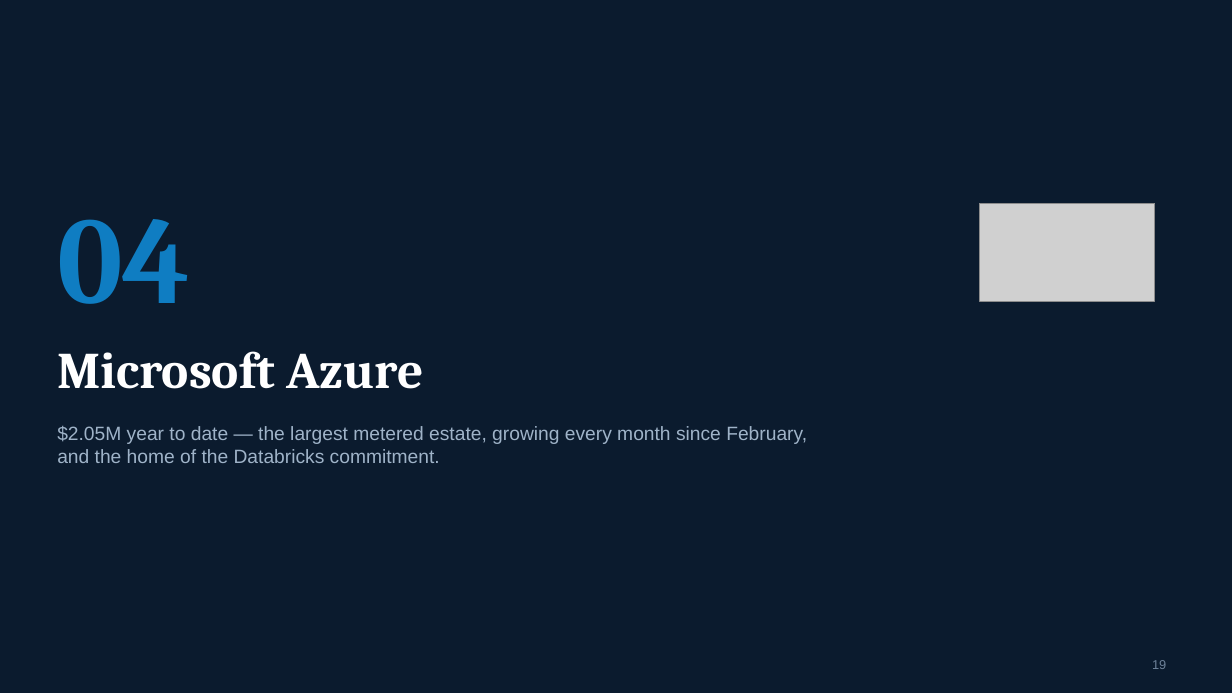
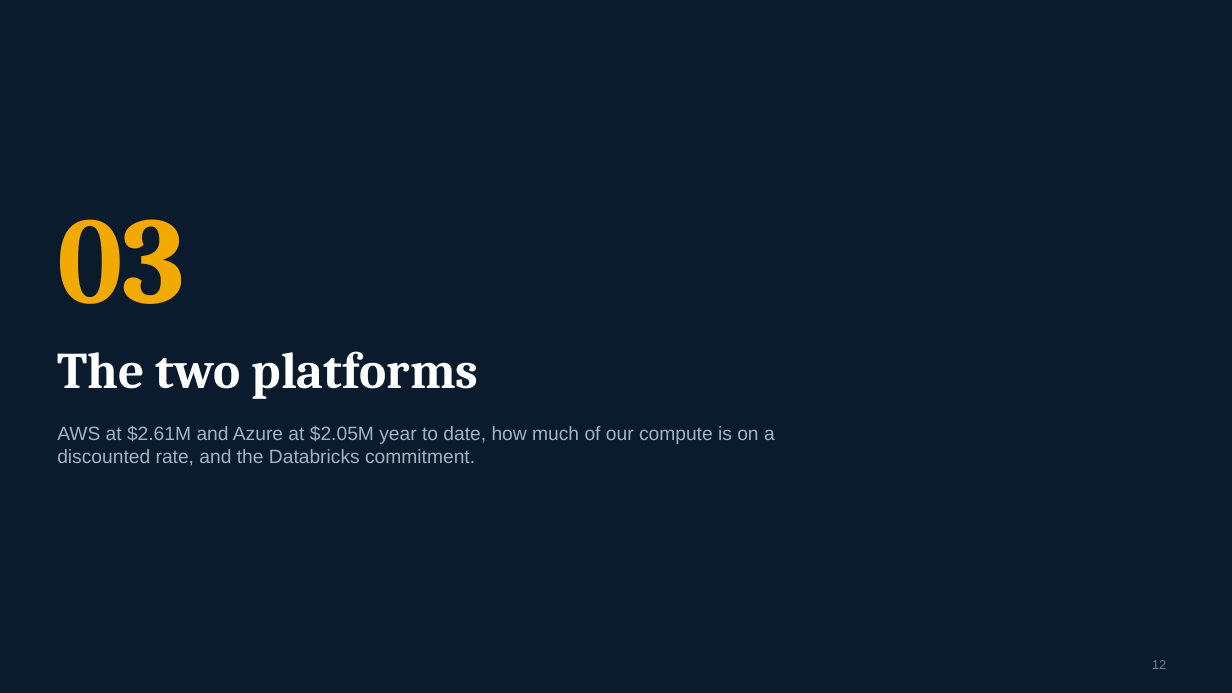
Before and after one commit to arielga5-code/Finops, a slide deck: slide 12 of presentations/Cloud_FinOps_Harel_FY2026_September.pptx (slide 19 before the commit). Drawn at 1232x693 pixels with LibreOffice and Linux fonts; fonts in the diff are those of the drawing; grey boxes stand for pictures; background and template pictures are left out. Boxes give left, top, right and bottom in pixels: in the first picture for what was removed or moved away, otherwise in the second. Text is boxed around its words. In the diff, an @@ line names an element or a change of style, - is before the commit and + after.

```diff
--- a/presentations/Cloud_FinOps_Harel_FY2026_September.pptx
+++ b/presentations/Cloud_FinOps_Harel_FY2026_September.pptx
@@ picture removed at <box>980,203,1155,301</box> @@
@@ text at <box>57,219,185,304</box>: text changed; text colour #0F7DC2 to #F2A900 @@
-04
+03
@@ text at <box>57,351,479,399</box>: text changed @@
-Microsoft Azure
+The two platforms
@@ text at <box>57,426,775,466</box>: text changed @@
-$2.05M year to date — the largest metered estate, growing every month since February, and the home of the Databricks commitment.
+AWS at $2.61M and Azure at $2.05M year to date, how much of our compute is on a discounted rate, and the Databricks commitment.
@@ page number at <box>1152,660,1166,669</box>: text changed @@
-19
+12
```
Also in this commit, not shown: 38 other slides changed, 2 slides removed, 15 other files.
